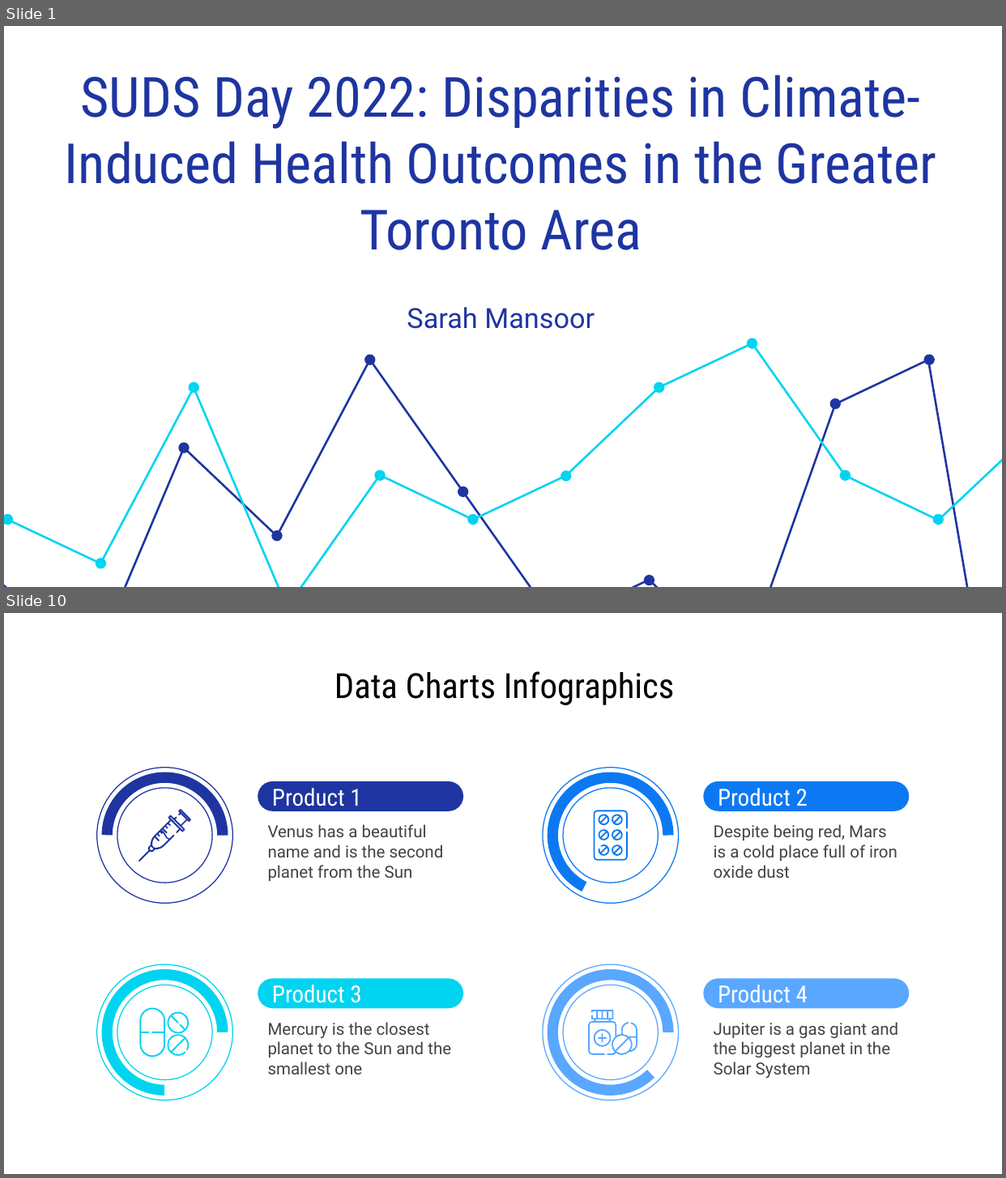
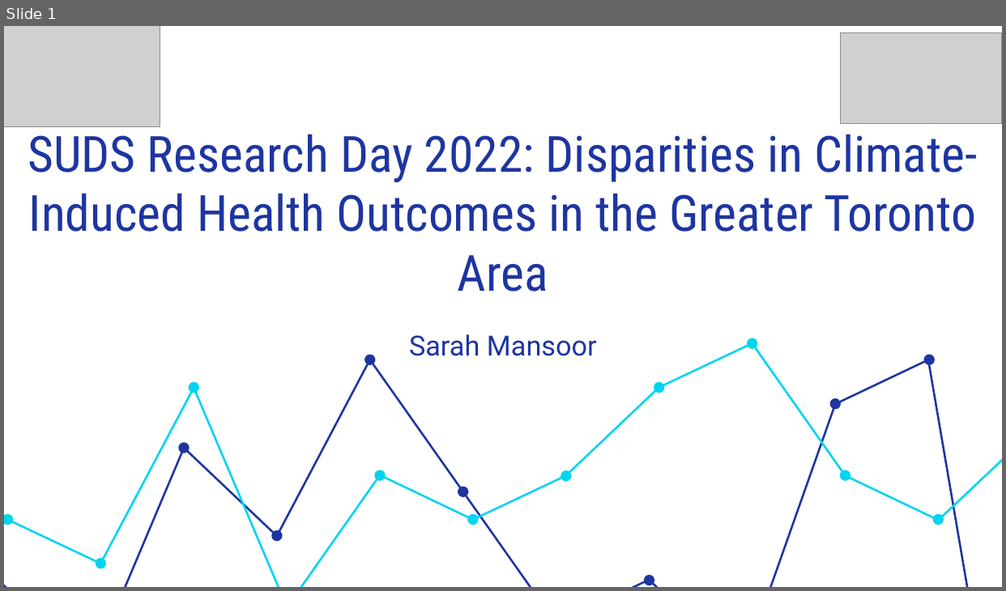
Before and after one commit to sarahmansoorr/SUDS2022, a slide deck: outputs/presentation/presentation.pptx. Shown one above the other, each under a label of ours: slides 1 and 10 before the commit, slide 1 after it; the slides between them are not shown. The pictures are 1006x1178 and 1006x591 pixels, drawn with LibreOffice and Linux fonts; fonts in the diff are those of the drawing; grey boxes stand for pictures. Boxes give left, top, right and bottom in pixels: in the first picture for what was removed or moved away, otherwise in the second. Text is boxed around its words. In the diff, an @@ line names an element or a change of style, - is before the commit and + after.

```diff
--- a/outputs/presentation/presentation.pptx
+++ b/outputs/presentation/presentation.pptx
@@ slide 10 removed at [4,613,1002,1174], background #FFFFFF @@
@@ title removed at [334,671,675,705] @@
-Data Charts Infographics
@@ donut removed at [97,768,232,904] @@
@@ arch (boxed as its full ring) removed at [102,773,228,900] @@
@@ rounded rectangle removed at [258,781,463,811] @@
-Product 1
@@ donut removed at [543,768,679,904] @@
@@ arch (boxed as its full ring) removed at [547,773,674,900] @@
@@ rounded rectangle removed at [704,781,909,811] @@
-Product 2
@@ freeform shape removed at [138,810,192,862] @@
@@ text removed at [268,824,444,881] @@
-Venus has a beautiful name and is the second planet from the Sun
@@ group removed at [594,811,628,861]: 7 freeform shapes @@
@@ text removed at [714,824,897,878] @@
-Despite being red, Mars is a cold place full of iron oxide dust
@@ donut removed at [97,965,232,1100] @@
@@ arch (boxed as its full ring) removed at [102,969,228,1096] @@
@@ donut removed at [543,965,679,1100] @@
@@ arch (boxed as its full ring) removed at [547,969,674,1096] @@
@@ rounded rectangle removed at [258,978,463,1008] @@
-Product 3
@@ rounded rectangle removed at [704,978,909,1008] @@
-Product 4
@@ freeform shape removed at [140,1008,166,1057] @@
@@ freeform shape removed at [166,1012,189,1034] @@
@@ text removed at [268,1022,451,1075] @@
-Mercury is the closest planet to the Sun and the smallest one
@@ freeform shape removed at [588,1010,637,1055] @@
@@ text removed at [714,1022,898,1079] @@
-Jupiter is a gas giant and the biggest planet in the Solar System
@@ freeform shape removed at [166,1034,189,1056] @@
@@ freeform shape removed at [594,1029,612,1047] @@
@@ freeform shape removed at [598,1034,607,1043] @@
@@ slide 1 changed as well @@
@@ picture added at [4,26,160,126] @@
@@ picture added at [840,33,1002,124] @@
@@ text at [27,126,977,292]: text changed; size 40 to 36 pt @@
-SUDS Day 2022: Disparities in Climate-Induced Health Outcomes in the Greater Toronto Area
+SUDS Research Day 2022: Disparities in Climate-Induced Health Outcomes in the Greater Toronto Area
@@ subtitle "Sarah Mansoor": place and size @@
-subtitle "Sarah Mansoor" at [407,307,594,329]
+subtitle "Sarah Mansoor" at [409,335,597,356]
```
Also in this commit, not shown: 2 slides added, 32 other slides removed, 7 other files.
